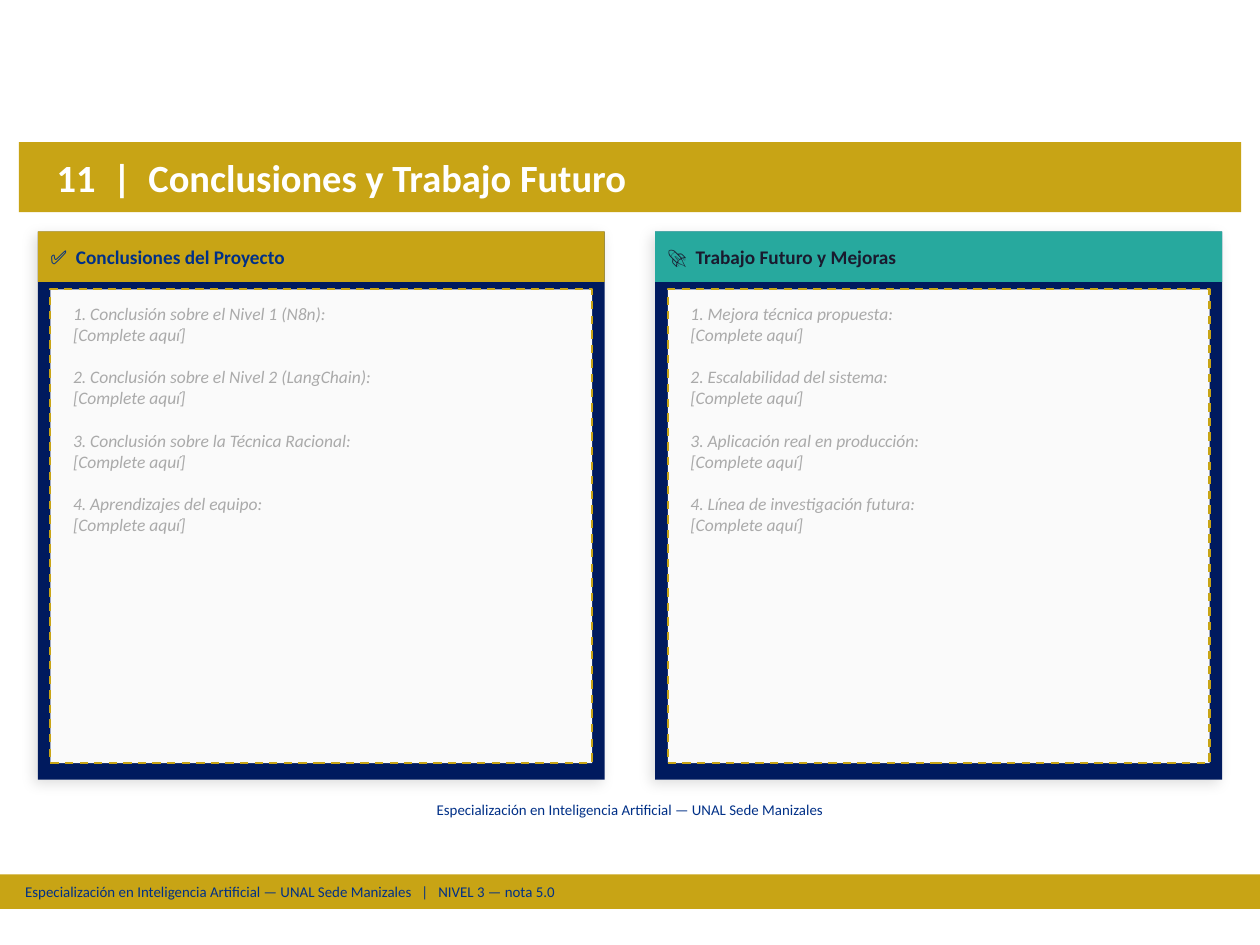
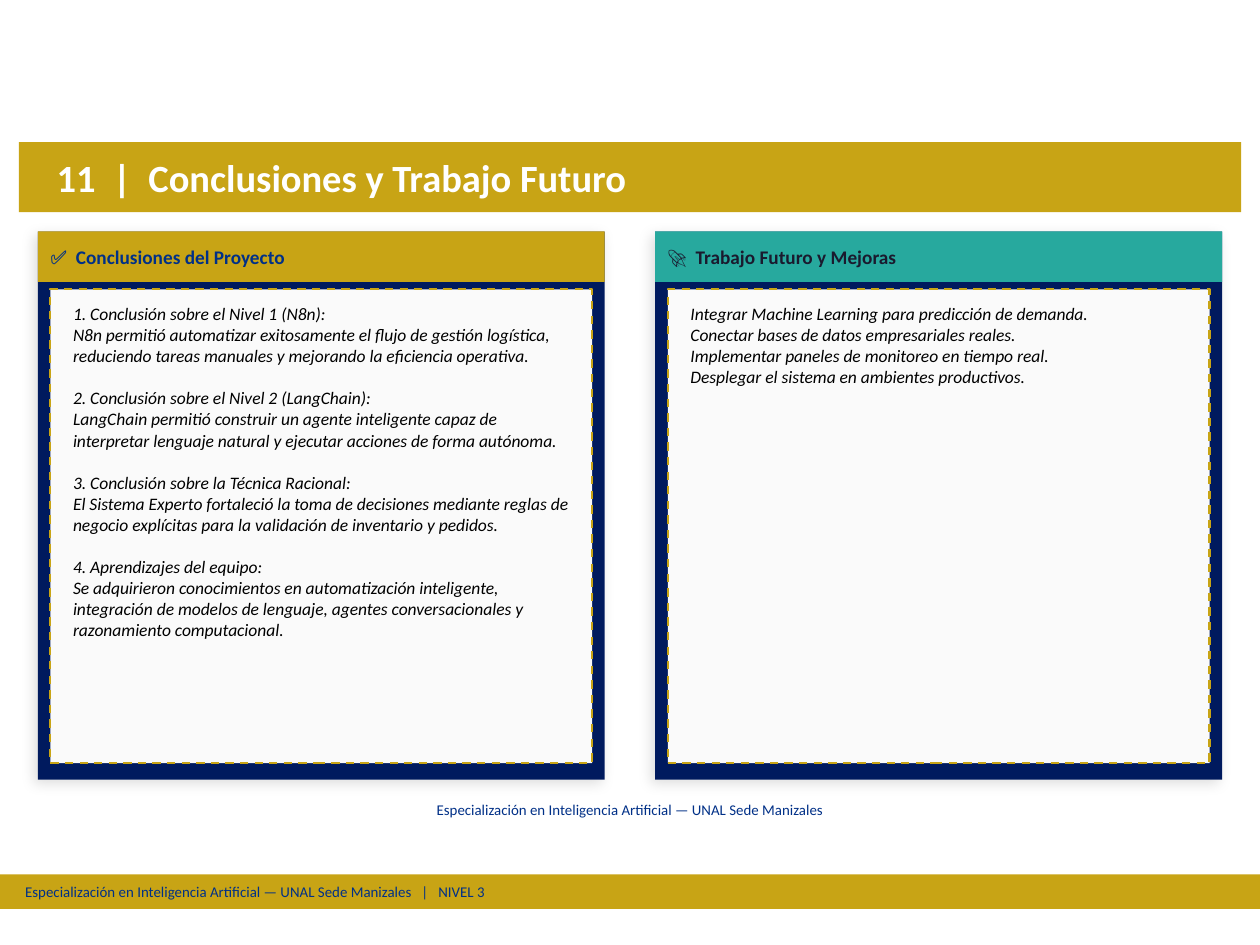
Before and after one commit to DmejiariUnal8313/Sistemas_Inteligentes_Vanessa_Daniel, a slide deck: slide 13 of Plantilla Tutoriales UNAL V2.pptx. Drawn at 1260x945 pixels with LibreOffice and Linux fonts; fonts in the diff are those of the drawing; background and template pictures are left out. Boxes give left, top, right and bottom in pixels: in the first picture for what was removed or moved away, otherwise in the second. Text is boxed around its words. In the diff, an @@ line names an element or a change of style, - is before the commit and + after.

```diff
--- a/Plantilla Tutoriales UNAL V2.pptx
+++ b/Plantilla Tutoriales UNAL V2.pptx
@@ text at (x1=73, y1=329, x2=550, y2=365): text changed; text colour #AAAAAA to #000000 @@
-[Complete aquí]
+N8n permitió automatizar exitosamente el flujo de gestión logística, reduciendo tareas manuales y mejorando la eficiencia operativa.
@@ text at (x1=73, y1=307, x2=370, y2=576): text colour #AAAAAA to #000000 in "1. Conclusión sobre el Nivel 1 (N8n):", "2. Conclusión sobre el Nivel 2 (LangChain):", "3. Conclusión sobre la Técnica Racional:", "4. Aprendizajes del equipo:" @@
@@ text at (x1=690, y1=308, x2=1088, y2=386): text changed; text colour #AAAAAA to #000000 @@
-1. Mejora técnica propuesta:
-[Complete aquí]
-2. Escalabilidad del sistema:
-[Complete aquí]
-3. Aplicación real en producción:
-[Complete aquí]
-4. Línea de investigación futura:
-[Complete aquí]
+Integrar Machine Learning para predicción de demanda.
+Conectar bases de datos empresariales reales.
+Implementar paneles de monitoreo en tiempo real.
+Desplegar el sistema en ambientes productivos.
@@ text at (x1=73, y1=413, x2=557, y2=450): text changed; text colour #AAAAAA to #000000 @@
-[Complete aquí]
+LangChain permitió construir un agente inteligente capaz de interpretar lenguaje natural y ejecutar acciones de forma autónoma.
@@ text at (x1=73, y1=498, x2=568, y2=534): text changed; text colour #AAAAAA to #000000 @@
-[Complete aquí]
+El Sistema Experto fortaleció la toma de decisiones mediante reglas de negocio explícitas para la validación de inventario y pedidos.
@@ text at (x1=73, y1=582, x2=523, y2=639): text changed; text colour #AAAAAA to #000000 @@
-[Complete aquí]
+Se adquirieron conocimientos en automatización inteligente, integración de modelos de lenguaje, agentes conversacionales y razonamiento computacional.
@@ text at (x1=25, y1=886, x2=485, y2=900): text changed @@
-Especialización en Inteligencia Artificial — UNAL Sede Manizales | NIVEL 3 — nota 5.0
+Especialización en Inteligencia Artificial — UNAL Sede Manizales | NIVEL 3
```
Also in this commit, not shown: 9 other slides changed, 3 slides added, 3 slides removed, 3 other files.
